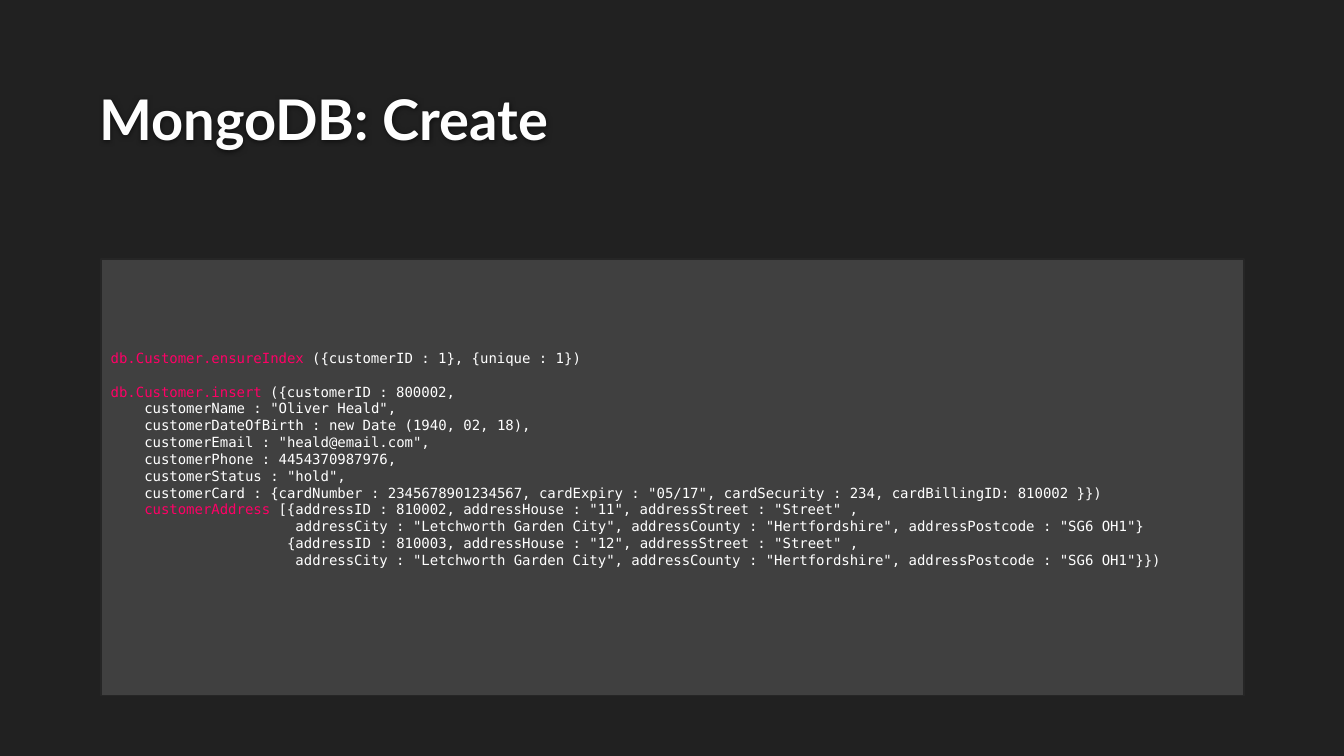
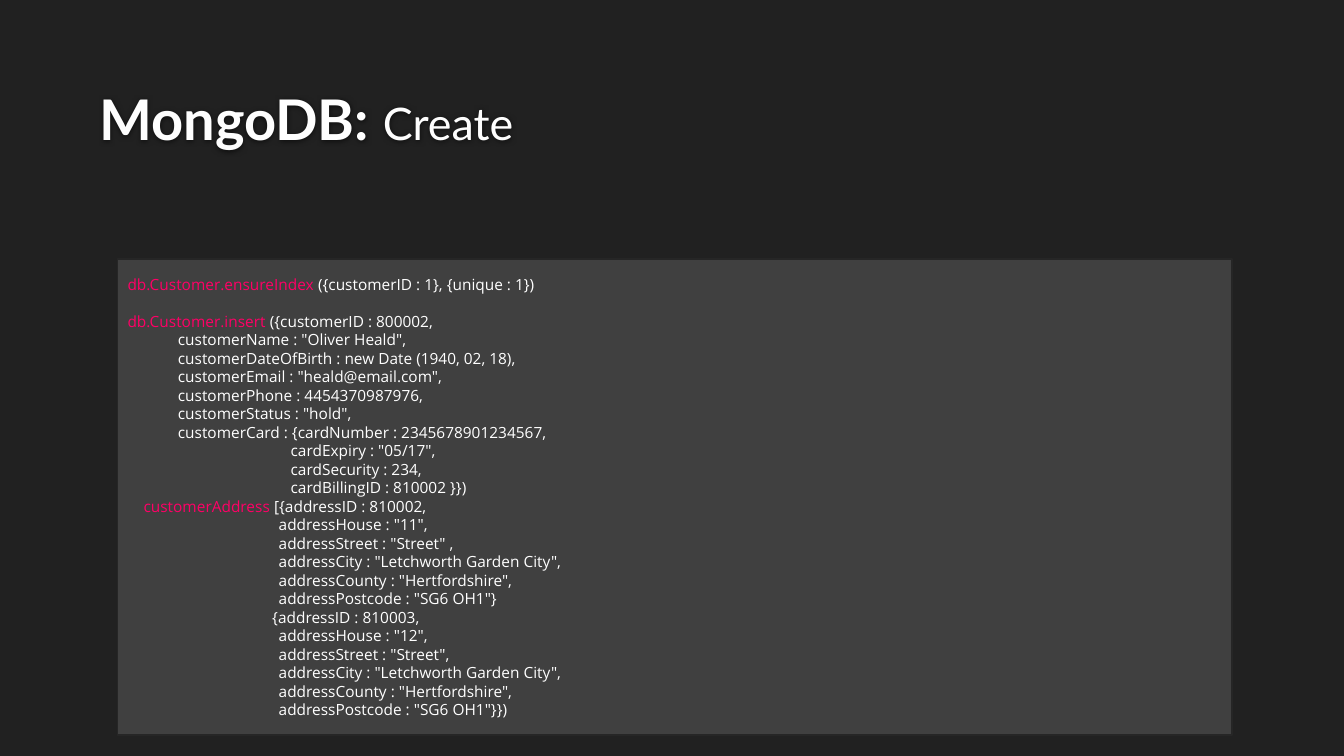
Before and after one commit to Rhiannax3/Sapphire, a slide deck: slide 11 of Databases.pptx. Drawn at 1344x756 pixels with LibreOffice and Linux fonts; fonts in the diff are those of the drawing; background and template pictures are left out. Boxes give left, top, right and bottom in pixels: in the first picture for what was removed or moved away, otherwise in the second. Text is boxed around its words. In the diff, an @@ line names an element or a change of style, - is before the commit and + after.

```diff
--- a/Databases.pptx
+++ b/Databases.pptx
@@ title "MongoDB: Create" at <box>99,99,514,150</box>: size 40 to 32 pt, bold off in "Create" @@
@@ rectangle "db.Customer.ensureIndex ({customerID : 1}, {unique ...": place and size @@
-rectangle "db.Customer.ensureIndex ({customerID : 1}, {unique ..." at <box>101,259,1244,696</box>
+rectangle "db.Customer.ensureIndex ({customerID : 1}, {unique ..." at <box>118,259,1233,735</box>
@@ text in rectangle at <box>128,278,534,421</box>: size 10 to 11 pt, font DejaVu Sans Mono to Open Sans in "db.Customer.ensureIndex ({customerID : 1}, {unique : 1})", "db.Customer.insert ({customerID : 800002,", "customerName : "Oliver Heald",", "customerDateOfBirth : new Date (1940, 02, 18)," and 3 more places; list level 1 to 2 in "customerName : "Oliver Heald"," @@
@@ text in rectangle at <box>144,426,561,718</box>: text changed; size 10 to 11 pt; font DejaVu Sans Mono to Open Sans @@
-customerCard : {cardNumber : 2345678901234567, cardExpiry : "05/17", cardSecurity : 234, cardBillingID: 810002 }})
-customerAddress [{addressID : 810002, addressHouse : "11", addressStreet : "Street" ,
-addressCity : "Letchworth Garden City", addressCounty : "Hertfordshire", addressPostcode : "SG6 OH1"}
-{addressID : 810003, addressHouse : "12", addressStreet : "Street" ,
-addressCity : "Letchworth Garden City", addressCounty : "Hertfordshire", addressPostcode : "SG6 OH1"}})
+customerCard : {cardNumber : 2345678901234567,
+cardExpiry : "05/17",
+cardSecurity : 234,
+cardBillingID : 810002 }})
+customerAddress [{addressID : 810002,
+addressHouse : "11",
+addressStreet : "Street" ,
+addressCity : "Letchworth Garden City",
+addressCounty : "Hertfordshire",
+addressPostcode : "SG6 OH1"}
+{addressID : 810003,
+addressHouse : "12",
+addressStreet : "Street",
+addressCity : "Letchworth Garden City",
+addressCounty : "Hertfordshire",
+addressPostcode : "SG6 OH1"}})
```
Also in this commit, not shown: 14 other slides changed.
